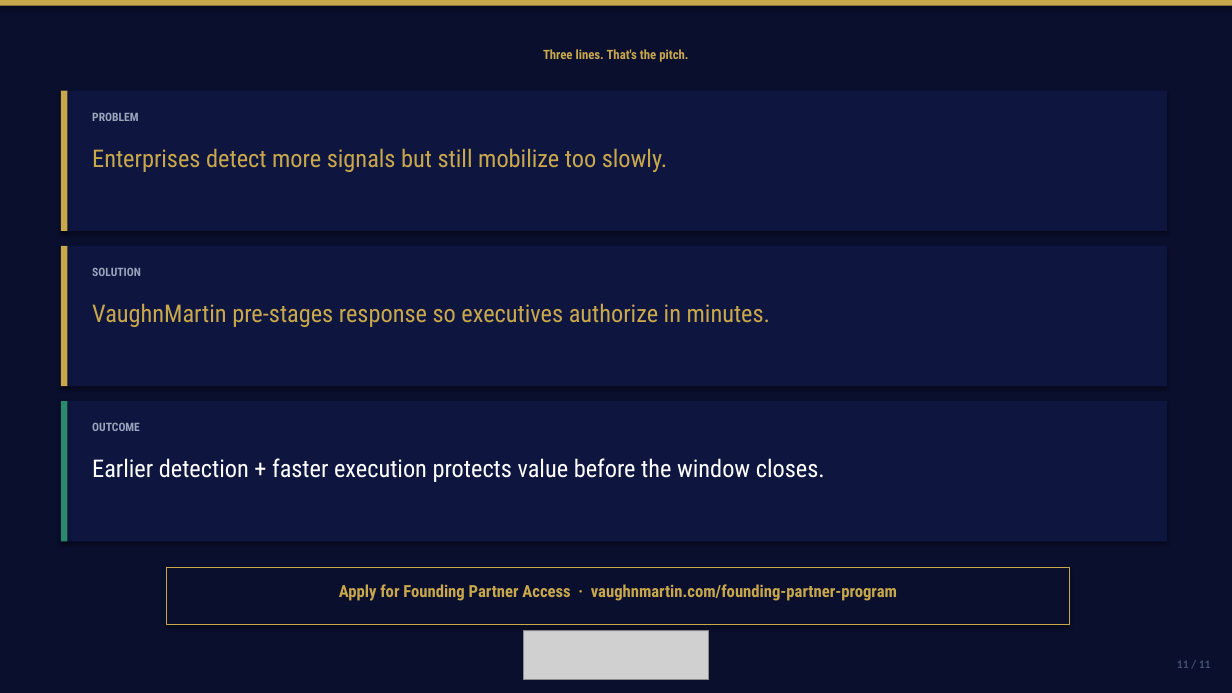
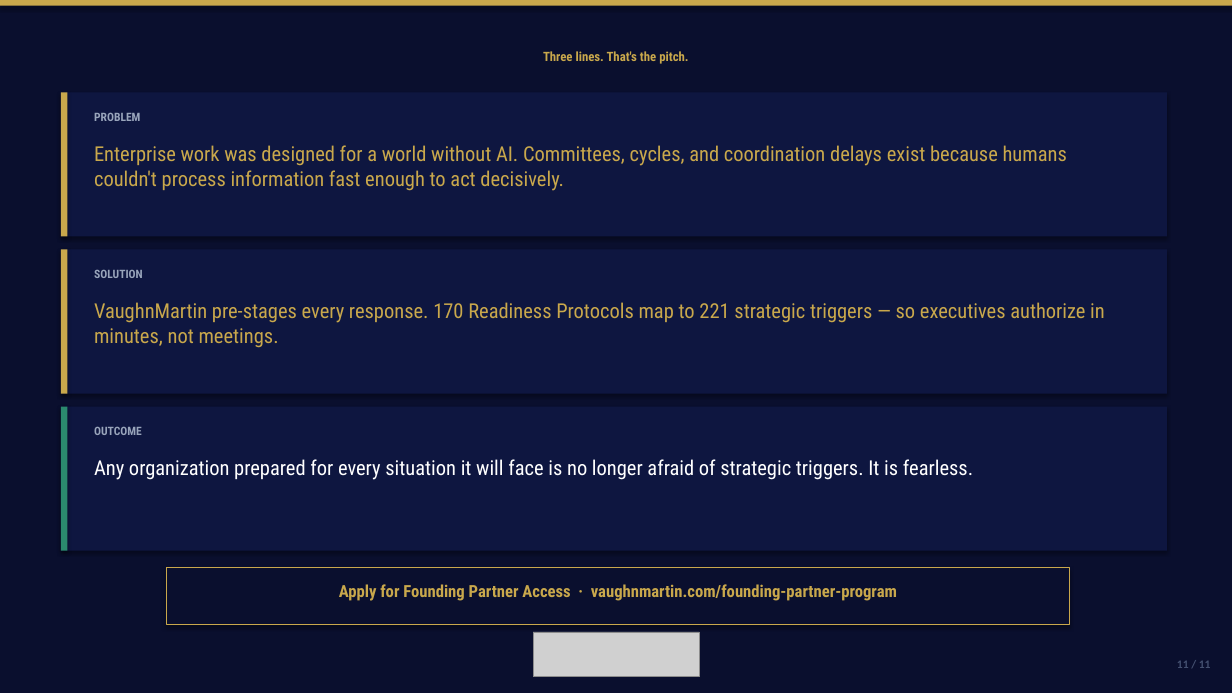
Before and after one commit to mbrunke18/CodePlatform1, a slide deck: slide 11 of attached_assets/VaughnMartin-Investor-Pitch-Deck-v10.pptx. Drawn at 1232x693 pixels with LibreOffice and Linux fonts; fonts in the diff are those of the drawing; grey boxes stand for pictures. Boxes give left, top, right and bottom in pixels: in the first picture for what was removed or moved away, otherwise in the second. Text is boxed around its words. In the diff, an @@ line names an element or a change of style, - is before the commit and + after.

```diff
--- a/attached_assets/VaughnMartin-Investor-Pitch-Deck-v10.pptx
+++ b/attached_assets/VaughnMartin-Investor-Pitch-Deck-v10.pptx
@@ rectangle: place and size @@
-rectangle at (61, 91, 1167, 231)
+rectangle at (61, 92, 1167, 237)
@@ rectangle: place and size @@
-rectangle at (61, 91, 67, 231)
+rectangle at (61, 92, 67, 237)
@@ text at (94, 145, 1067, 191): text changed; size 19 to 16 pt @@
-Enterprises detect more signals but still mobilize too slowly.
+Enterprise work was designed for a world without AI. Committees, cycles, and coordination delays exist because humans couldn't process information fast enough to act decisively.
@@ rectangle: place and size @@
-rectangle at (61, 246, 1167, 386)
+rectangle at (61, 250, 1167, 394)
@@ rectangle: place and size @@
-rectangle at (61, 246, 67, 386)
+rectangle at (61, 250, 67, 394)
@@ text at (94, 302, 1105, 348): text changed; size 19 to 16 pt @@
-VaughnMartin pre-stages response so executives authorize in minutes.
+VaughnMartin pre-stages every response. 170 Readiness Protocols map to 221 strategic triggers — so executives authorize in minutes, not meetings.
@@ 2 rectangles, 1 text: place and size @@
-2 rectangles, 1 text at (61, 401, 1167, 542)
+2 rectangles, 1 text at (61, 407, 1167, 551)
@@ text at (94, 459, 973, 480): text changed; size 19 to 16 pt @@
-Earlier detection + faster execution protects value before the window closes.
+Any organization prepared for every situation it will face is no longer afraid of strategic triggers. It is fearless.
@@ picture: place and size @@
-picture at (524, 630, 709, 680)
+picture at (533, 632, 700, 677)
```
Also in this commit, not shown: 10 other slides changed, 3 other files.
